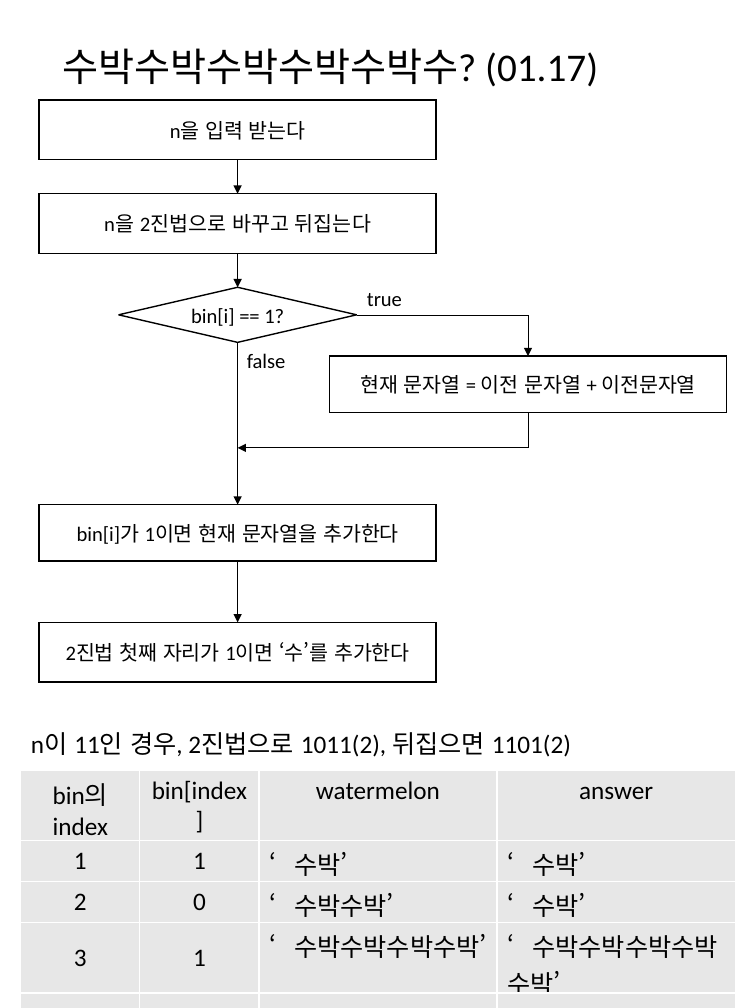
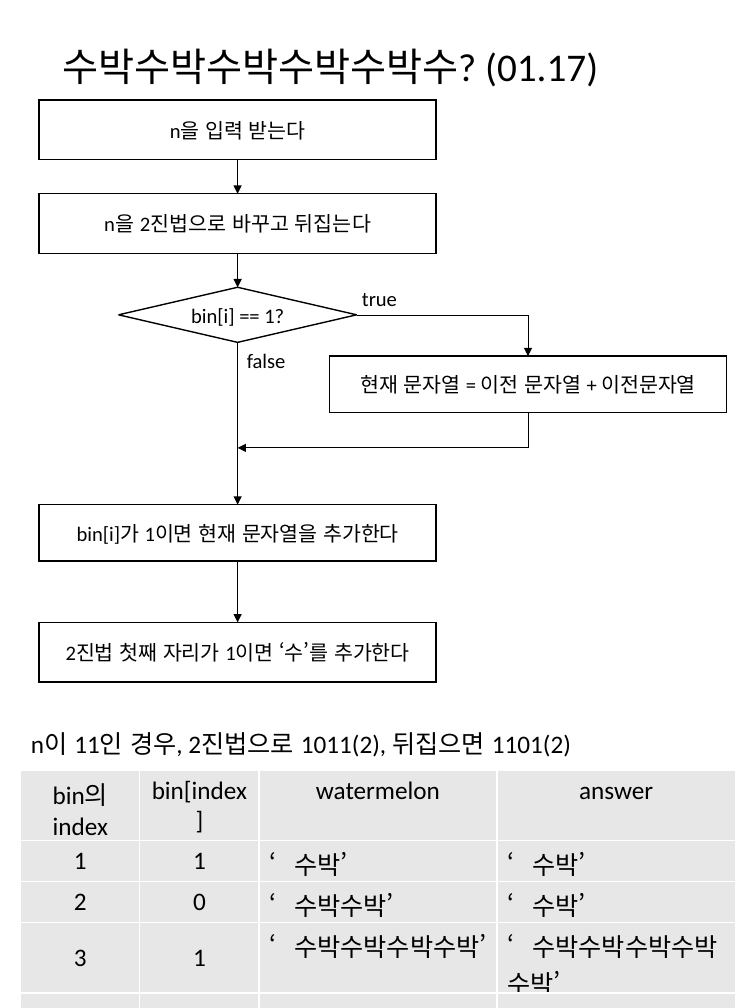
Before and after one commit to mornings9047/Algorithms_Programmers, a slide deck: slide 18 of 알고리즘_프로그래머스_Level01_순서도.pptx. Drawn at 756x1008 pixels with LibreOffice and Linux fonts; fonts in the diff are those of the drawing. Boxes give left, top, right and bottom in pixels: in the first picture for what was removed or moved away, otherwise in the second. Text is boxed around its words. In the diff, an @@ line names an element or a change of style, - is before the commit and + after.

```diff
--- a/알고리즘_프로그래머스_Level01_순서도.pptx
+++ b/알고리즘_프로그래머스_Level01_순서도.pptx
@@ text "true" moved from (x1=367, y1=293, x2=402, y2=306) to (x1=362, y1=293, x2=397, y2=306) @@
```
Also in this commit, not shown: 1 slide added, 2 other files.
